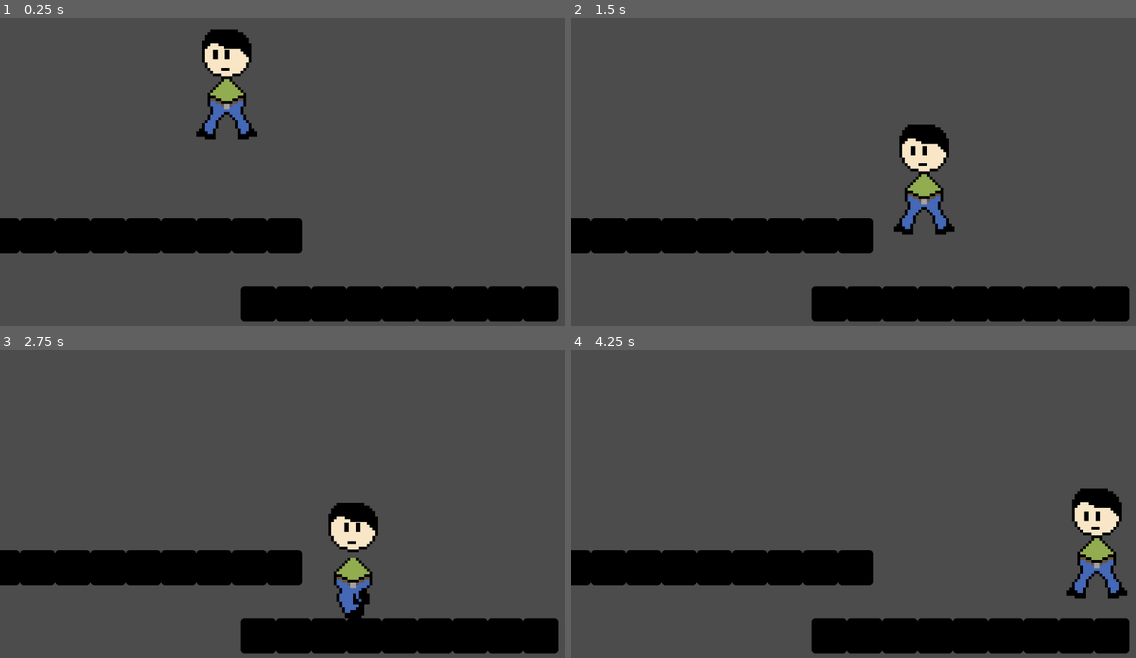
Above: before the commit, frames 1-4 (two rows, left to right).
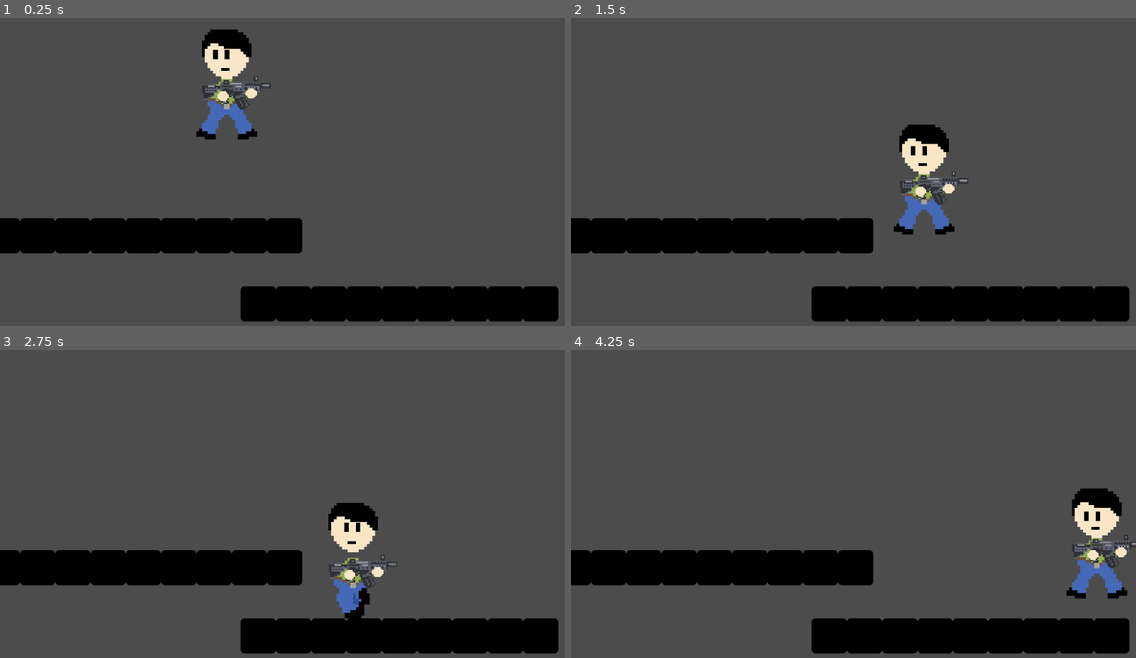
Above: after the commit, the same moments.

Repository: megarubber/green
Game: Godot game, scene res://levels/TestLevel.tscn
The game is run twice, just before and just after one commit, with the same random seed, the same clock (stepped at 60 frames per second) and the same inputs. The project has no main scene, so this scene is started directly. The engine's default icon, where the game draws it, is replaced by a stand-in: a white triangle on a blue panel in a dark square.
Inputs (mouse positions are in pixels of both pictures, inside the frame that each line leads up to):
- Up to frame 1 (0.25 s): no input
- Up to frame 2 (1.5 s): move the mouse to (977, 165) at 0.52 s; press the mouse at (977, 165) at 0.53 s; hold Right (ui_right) from 0.53 s (still down); tap Up (ui_up) at 0.77, 0.8, 1.07, 1.35 s; move the mouse to (740, 199) at 1.27 s; release the mouse at (740, 199) at 1.28 s
- Up to frame 3 (2.75 s): tap Up (ui_up) at 1.52, 1.82, 2.3 s; click (169, 531) at 1.55 s; move the mouse to (339, 442) at 2.02 s; release Right (ui_right) at 2.03 s; press the mouse at (339, 442) at 2.03 s; hold Left (ui_left) from 2.03 s (still down)
- Up to frame 4 (4.25 s): move the mouse to (825, 581) at 2.77 s; release Left (ui_left) at 2.78 s; release the mouse at (825, 581) at 2.78 s; hold Right (ui_right) from 2.78 s (still down); click (825, 581) at 2.85 s; tap Up (ui_up) at 3.02, 3.32, 3.6, 3.77, 4.07 s; move the mouse to (1023, 565) at 3.52 s

The runs differ from the first frame. In frame 1, 0.9% of the frame differs, in the area x 35-48%, y 12-38%; in frame 2, 0.9%; in frame 3, 0.8%; in frame 4, 0.9%.
Error after the commit: Parse Error: Indented block expected after declaration of "shotting" function. (res://guns/Gun.gd:12)

Commit message:
feat: gun following player

Diff:
--- /dev/null
+++ b/guns/Bullet.gd
@@ -0,0 +1,3 @@
+extends Area2D
+
+func _on_VisibilityNotifier2D_screen_exited():
--- /dev/null
+++ b/guns/Bullet.tscn
@@ -0,0 +1,25 @@
+[gd_scene load_steps=4 format=2]
+
+[ext_resource path="res://guns/Bullet.gd" type="Script" id=1]
+[ext_resource path="res://guns/bullet.png" type="Texture" id=2]
+
+[sub_resource type="CapsuleShape2D" id=1]
+radius = 5.0
+height = 16.0
+
+[node name="Bullet" type="Area2D"]
+script = ExtResource( 1 )
+
+[node name="Sprite" type="Sprite" parent="."]
+texture = ExtResource( 2 )
+hframes = 2
+frame = 1
+
+[node name="CollisionShape2D" type="CollisionShape2D" parent="."]
+position = Vector2( 2, 0 )
+rotation = 1.5708
+shape = SubResource( 1 )
+
+[node name="VisibilityNotifier2D" type="VisibilityNotifier2D" parent="."]
+
+[connection signal="screen_exited" from="VisibilityNotifier2D" to="." method="_on_VisibilityNotifier2D_screen_exited"]
--- /dev/null
+++ b/guns/Gun.gd
@@ -0,0 +1,26 @@
+extends Sprite
+
+# Variables
+var can_fire = false
+
+func _ready():
+	set_as_toplevel(true)
+
+func shotting() -> void:
+
+
+func _physics_process(delta):
+	global_position.x = lerp(global_position.x, get_parent().global_position.x, 0.4)
+	global_position.y = lerp(global_position.y, get_parent().global_position.y - 90, 0.4)
+
+	var mouse_pos = get_global_mouse_position()
+	look_at(mouse_pos)
+
+	# Flipping gun
+	if get_parent().get_local_mouse_position().x < 0:
+		flip_v = true
+	else:
+		flip_v = false
+
+	if Input.is_action_pressed("ui_fire"):
+		shotting()
--- a/player/Head.gd
+++ b/player/Head.gd
@@ -10,7 +10,7 @@
 # Variables
 var max_dist = 2
 
-func _process(delta):
+func _process(_delta):
 	animation.play("blinking")
 
 	# Eyes following mouse
--- a/player/Player.tscn
+++ b/player/Player.tscn
@@ -17,6 +17,8 @@
 [ext_resource path="res://player/sprites/eyes2.png" type="Texture" id=15]
 [ext_resource path="res://player/sprites/eyes3.png" type="Texture" id=16]
 [ext_resource path="res://player/Head.gd" type="Script" id=17]
+[ext_resource path="res://guns/gun1.png" type="Texture" id=18]
+[ext_resource path="res://guns/Gun.gd" type="Script" id=19]
 
 [sub_resource type="Animation" id=8]
 length = 0.001
@@ -242,3 +244,13 @@
 anims/idle = SubResource( 3 )
 anims/jump = SubResource( 7 )
 anims/run = SubResource( 5 )
+
+[node name="GunSprite" type="Sprite" parent="."]
+position = Vector2( 4, -88 )
+scale = Vector2( 2.54167, 2.54167 )
+texture = ExtResource( 18 )
+offset = Vector2( 5, 0 )
+script = ExtResource( 19 )
+
+[node name="Position2D" type="Position2D" parent="GunSprite"]
+position = Vector2( 28.3278, -4.7213 )
--- a/project.godot
+++ b/project.godot
@@ -13,6 +13,42 @@
 config/name="Green"
 config/icon="res://icon.png"
 
+[input]
+
+ui_left={
+"deadzone": 0.5,
+"events": [ Object(InputEventKey,"resource_local_to_scene":false,"resource_name":"","device":0,"alt":false,"shift":false,"control":false,"meta":false,"command":false,"pressed":false,"scancode":16777231,"physical_scancode":0,"unicode":0,"echo":false,"script":null)
+, Object(InputEventJoypadButton,"resource_local_to_scene":false,"resource_name":"","device":0,"button_index":14,"pressure":0.0,"pressed":false,"script":null)
+, Object(InputEventKey,"resource_local_to_scene":false,"resource_name":"","device":0,"alt":false,"shift":false,"control":false,"meta":false,"command":false,"pressed":false,"scancode":65,"physical_scancode":0,"unicode":0,"echo":false,"script":null)
+ ]
+}
+ui_right={
+"deadzone": 0.5,
+"events": [ Object(InputEventKey,"resource_local_to_scene":false,"resource_name":"","device":0,"alt":false,"shift":false,"control":false,"meta":false,"command":false,"pressed":false,"scancode":16777233,"physical_scancode":0,"unicode":0,"echo":false,"script":null)
+, Object(InputEventJoypadButton,"resource_local_to_scene":false,"resource_name":"","device":0,"button_index":15,"pressure":0.0,"pressed":false,"script":null)
+, Object(InputEventKey,"resource_local_to_scene":false,"resource_name":"","device":0,"alt":false,"shift":false,"control":false,"meta":false,"command":false,"pressed":false,"scancode":68,"physical_scancode":0,"unicode":0,"echo":false,"script":null)
+ ]
+}
+ui_up={
+"deadzone": 0.5,
+"events": [ Object(InputEventKey,"resource_local_to_scene":false,"resource_name":"","device":0,"alt":false,"shift":false,"control":false,"meta":false,"command":false,"pressed":false,"scancode":16777232,"physical_scancode":0,"unicode":0,"echo":false,"script":null)
+, Object(InputEventJoypadButton,"resource_local_to_scene":false,"resource_name":"","device":0,"button_index":12,"pressure":0.0,"pressed":false,"script":null)
+, Object(InputEventKey,"resource_local_to_scene":false,"resource_name":"","device":0,"alt":false,"shift":false,"control":false,"meta":false,"command":false,"pressed":false,"scancode":87,"physical_scancode":0,"unicode":0,"echo":false,"script":null)
+ ]
+}
+ui_down={
+"deadzone": 0.5,
+"events": [ Object(InputEventKey,"resource_local_to_scene":false,"resource_name":"","device":0,"alt":false,"shift":false,"control":false,"meta":false,"command":false,"pressed":false,"scancode":16777234,"physical_scancode":0,"unicode":0,"echo":false,"script":null)
+, Object(InputEventJoypadButton,"resource_local_to_scene":false,"resource_name":"","device":0,"button_index":13,"pressure":0.0,"pressed":false,"script":null)
+, Object(InputEventKey,"resource_local_to_scene":false,"resource_name":"","device":0,"alt":false,"shift":false,"control":false,"meta":false,"command":false,"pressed":false,"scancode":83,"physical_scancode":0,"unicode":0,"echo":false,"script":null)
+ ]
+}
+ui_fire={
+"deadzone": 0.5,
+"events": [ Object(InputEventMouseButton,"resource_local_to_scene":false,"resource_name":"","device":0,"alt":false,"shift":false,"control":false,"meta":false,"command":false,"button_mask":0,"position":Vector2( 0, 0 ),"global_position":Vector2( 0, 0 ),"factor":1.0,"button_index":1,"pressed":false,"doubleclick":false,"script":null)
+ ]
+}
+
 [physics]
 
 common/enable_pause_aware_picking=true
Binary file added: guns/bullet.png
Not shown, added: guns/bullet.png.import
Binary file added: guns/gun1.png
Not shown, added: guns/gun1.png.import
Not shown: 1 places in player/Player.tscn that only renumber resources
Binary file changed: player/sprites/head.png
Binary file changed: player/sprites/idle.png
Binary file changed: player/sprites/jump1.png
Binary file changed: player/sprites/jump2.png
Binary file changed: player/sprites/run1.png
Binary file changed: player/sprites/run2.png
Binary file changed: player/sprites/run3.png
(and 5 more such lines)
